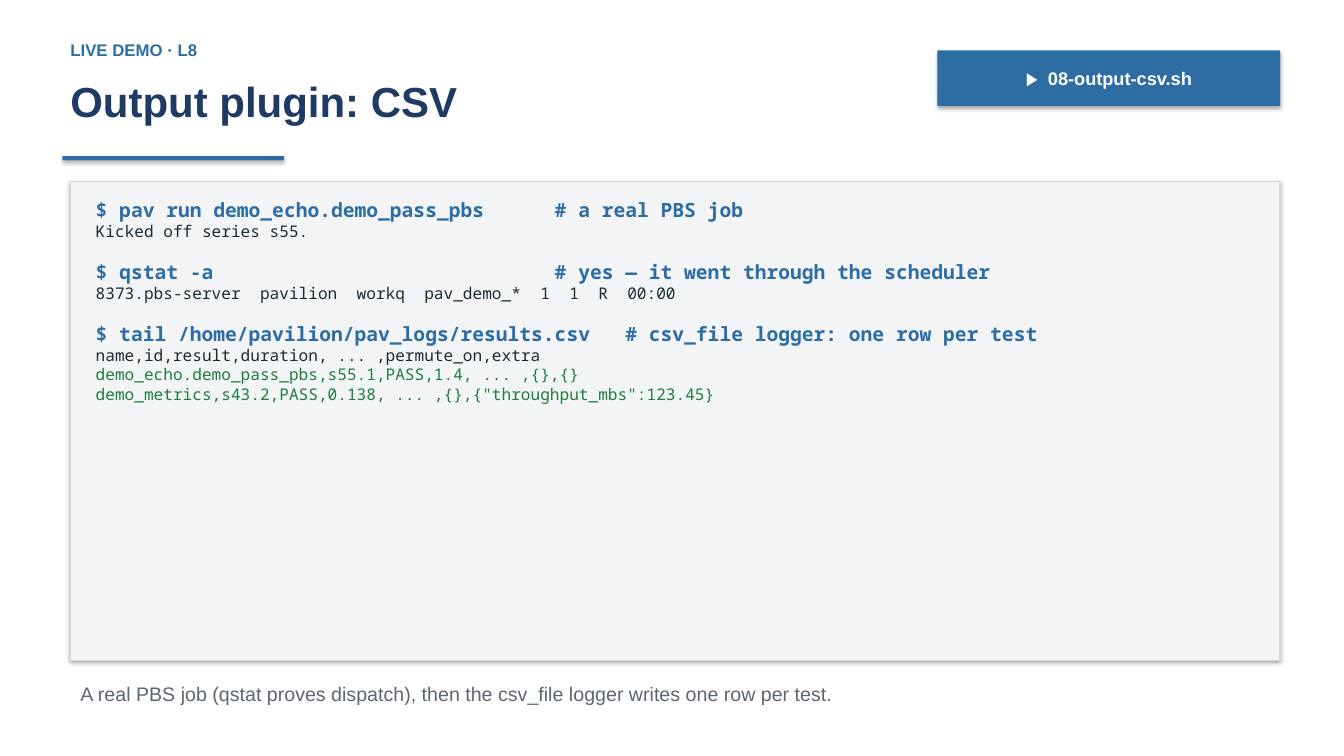
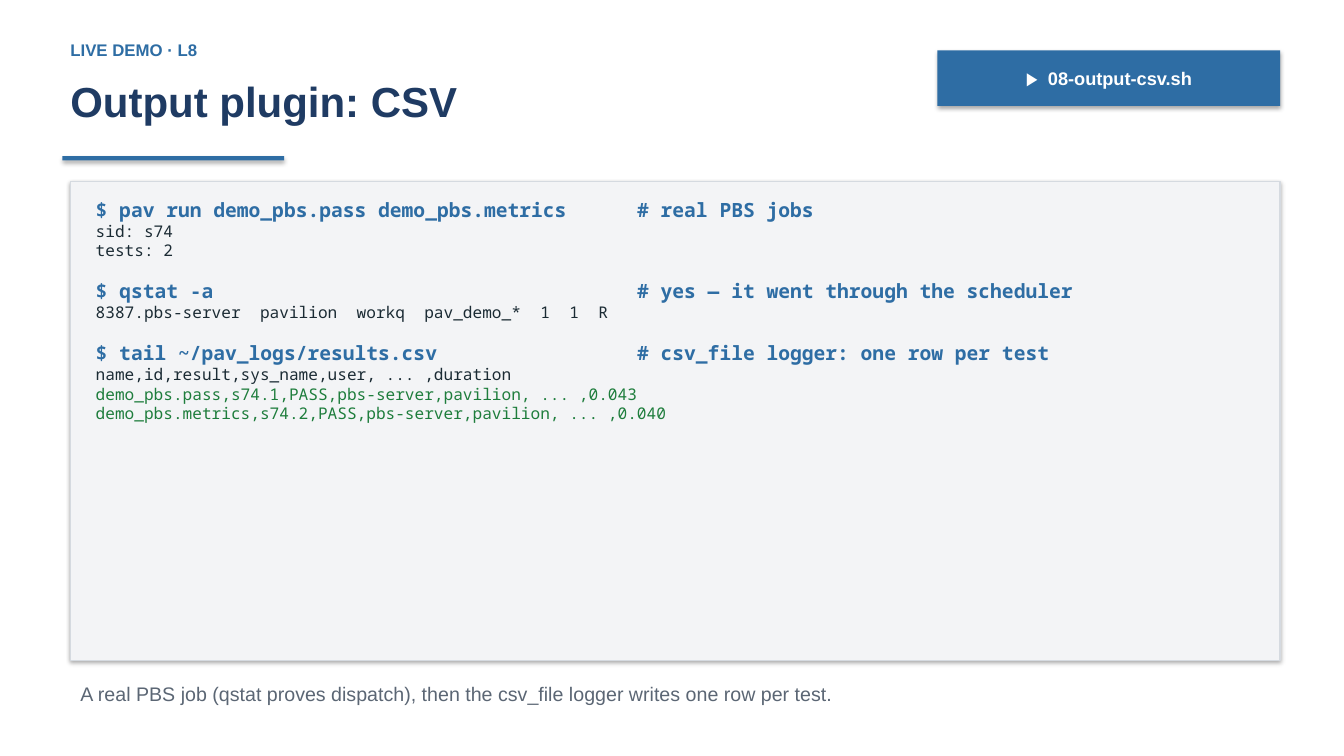
Before and after one commit to curtisecombsjr/pavilion-workshop, a slide deck: slide 42 of pavilion-workshop.pptx (slide 35 before the commit). Drawn at 1344x756 pixels with LibreOffice and Linux fonts; fonts in the diff are those of the drawing. Boxes give left, top, right and bottom in pixels: in the first picture for what was removed or moved away, otherwise in the second. Text is boxed around its words. In the diff, an @@ line names an element or a change of style, - is before the commit and + after.

```diff
--- a/pavilion-workshop.pptx
+++ b/pavilion-workshop.pptx
@@ text in rectangle at bbox=[96, 202, 814, 256]: text changed @@
-$ pav run demo_echo.demo_pass_pbs # a real PBS job
-Kicked off series s55.
+$ pav run demo_pbs.pass demo_pbs.metrics # real PBS jobs
+sid: s74
+tests: 2
@@ text in rectangle at bbox=[96, 305, 1049, 423]: text changed @@
-8373.pbs-server pavilion workq pav_demo_* 1 1 R 00:00
-$ tail /home/pavilion/pav_logs/results.csv # csv_file logger: one row per test
-name,id,result,duration, ... ,permute_on,extra
-demo_echo.demo_pass_pbs,s55.1,PASS,1.4, ... ,{},{}
-demo_metrics,s43.2,PASS,0.138, ... ,{},{"throughput_mbs":123.45}
+8387.pbs-server pavilion workq pav_demo_* 1 1 R
+$ tail ~/pav_logs/results.csv # csv_file logger: one row per test
+name,id,result,sys_name,user, ... ,duration
+demo_pbs.pass,s74.1,PASS,pbs-server,pavilion, ... ,0.043
+demo_pbs.metrics,s74.2,PASS,pbs-server,pavilion, ... ,0.040
```
Also in this commit, not shown: 17 other slides changed, 7 slides added, 19 other files.
